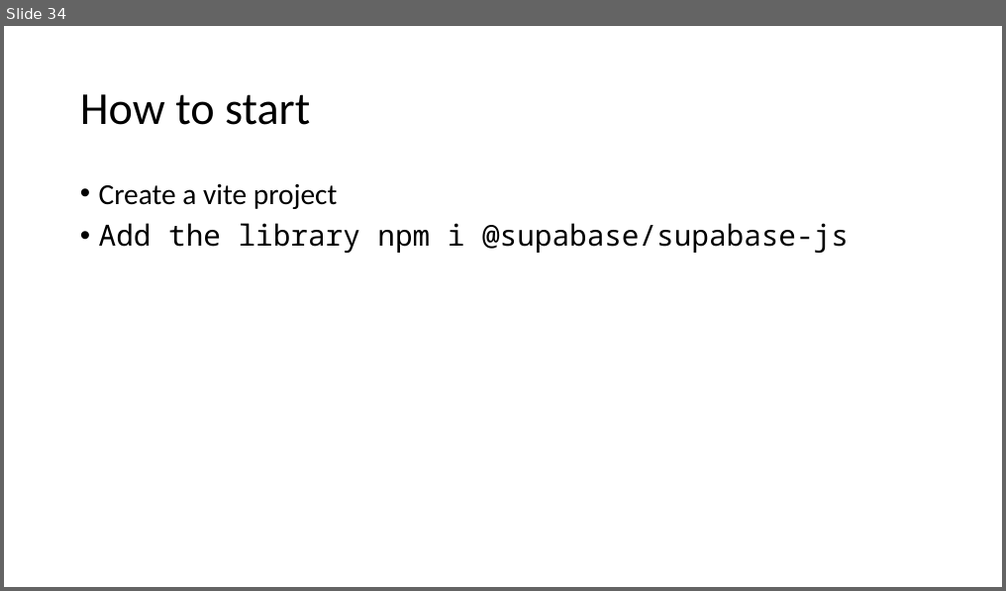
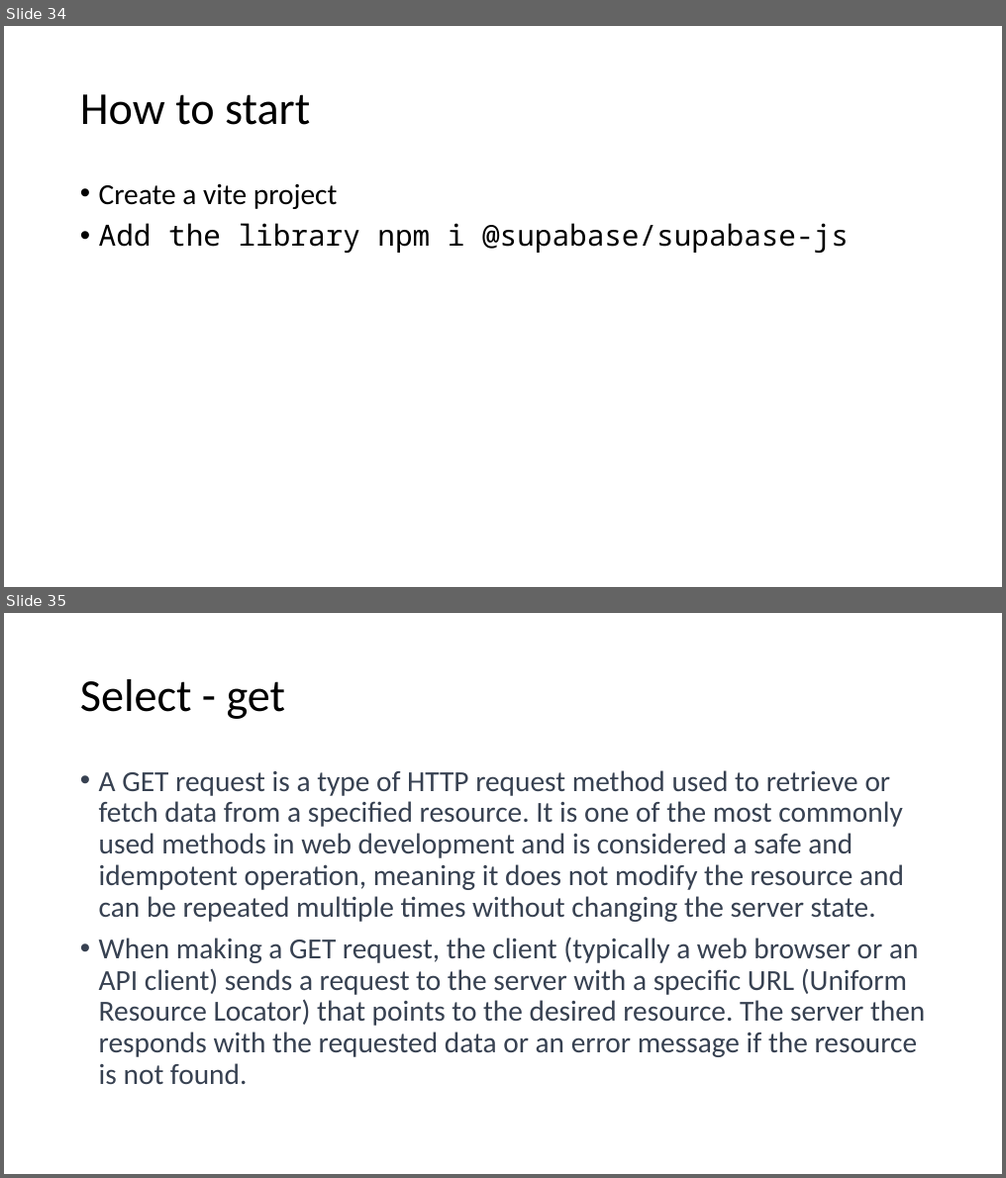
Before and after one commit to 1shaked/full-stack, a slide deck: 19ass/19ass.pptx. Shown one above the other, each under a label of ours: slide 34 before the commit, slides 34 and 35 after it. The pictures are 1006x591 and 1006x1178 pixels, drawn with LibreOffice and Linux fonts; fonts in the diff are those of the drawing. Boxes give left, top, right and bottom in pixels: in the first picture for what was removed or moved away, otherwise in the second. Text is boxed around its words. In the diff, an @@ line names an element or a change of style, - is before the commit and + after.

```diff
--- a/19ass/19ass.pptx
+++ b/19ass/19ass.pptx
@@ slide 35 added at <box>4,613,1002,1174</box>, background #FFFFFF @@
@@ title added at <box>80,679,286,719</box>, 44 pt, text #000000 @@
+Select - get
@@ text added at <box>99,770,925,1084</box>, 28 pt, text #374151 @@
+• A GET request is a type of HTTP request method used to retrieve or fetch data from a specified resource. It is one of the most commonly used methods in web development and is considered a safe and idempotent operation, meaning it does not modify the resource and can be repeated multiple times without changing the server state.
+• When making a GET request, the client (typically a web browser or an API client) sends a request to the server with a specific URL (Uniform Resource Locator) that points to the desired resource. The server then responds with the requested data or an error message if the resource is not found.
```
Also in this commit, not shown: 14 other slides added, 28 other files.
